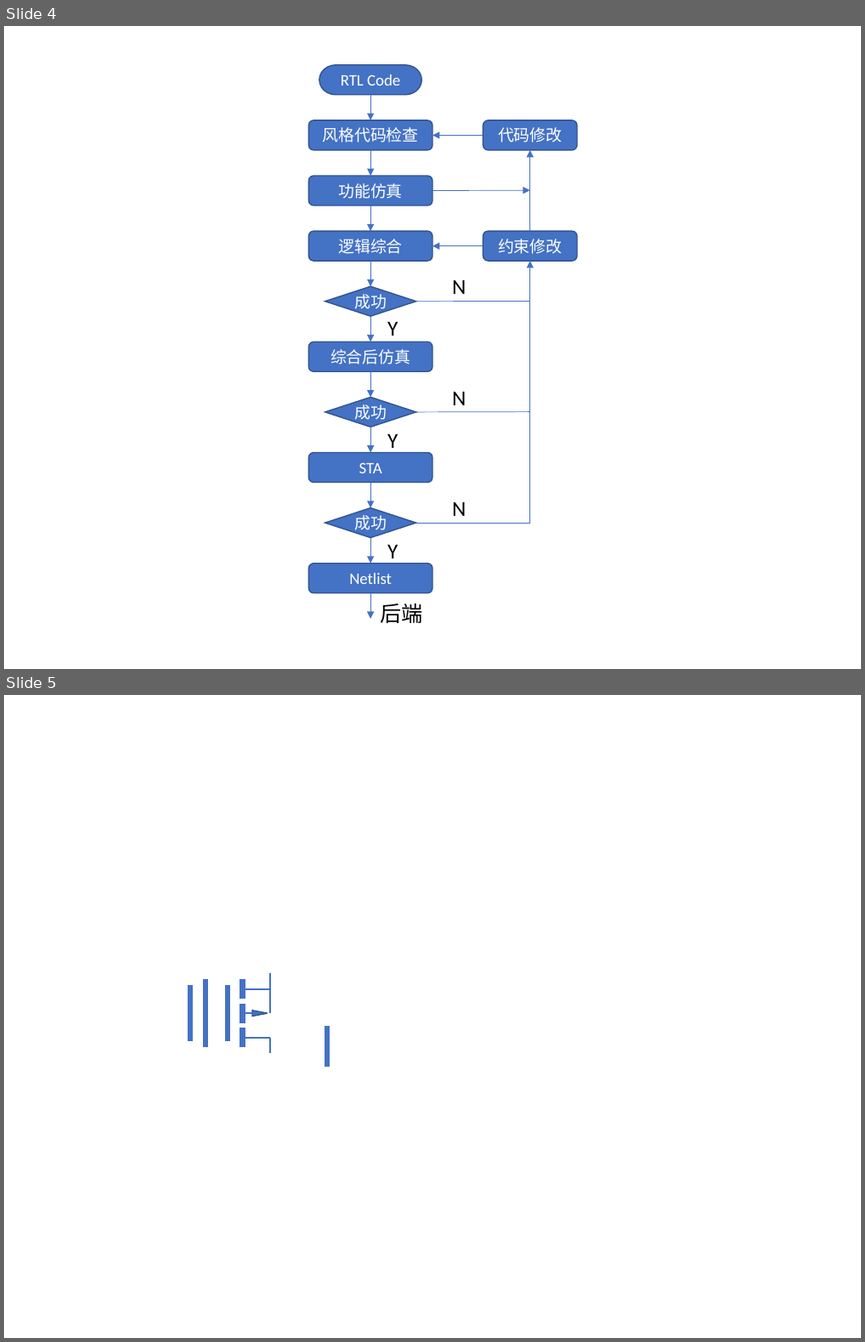
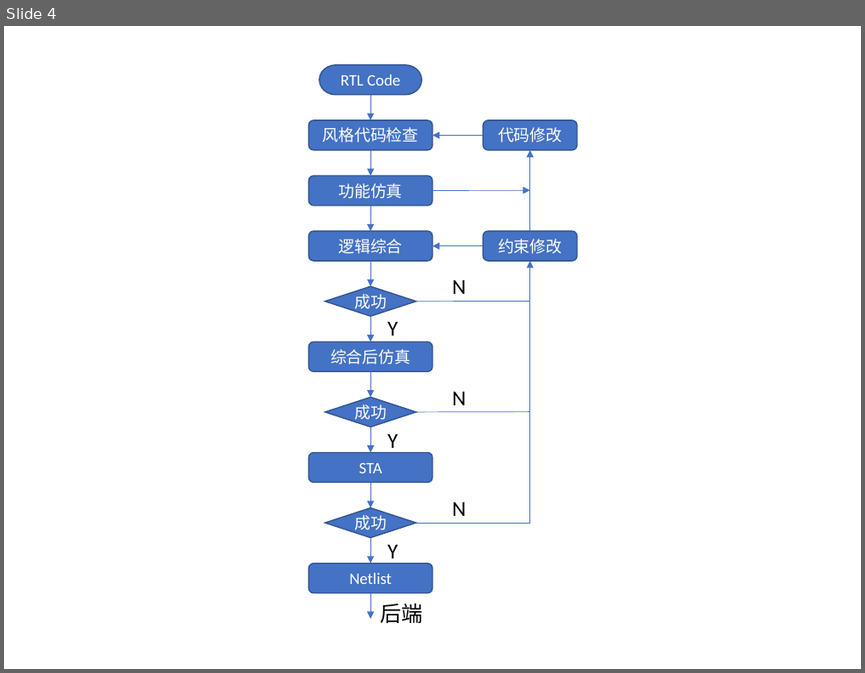
Before and after one commit to Verdvana/Verdvana.github.io, a slide deck: _posts/数字IC设计基础/数字IC设计基础.pptx. Shown one above the other, each under a label of ours: slides 4 and 5 before the commit, slide 4 after it. The pictures are 865x1342 and 865x673 pixels, drawn with LibreOffice and Linux fonts; fonts in the diff are those of the drawing. Boxes give left, top, right and bottom in pixels: in the first picture for what was removed or moved away, otherwise in the second. Text is boxed around its words. In the diff, an @@ line names an element or a change of style, - is before the commit and + after.

```diff
--- a/_posts/数字IC设计基础/数字IC设计基础.pptx
+++ b/_posts/数字IC设计基础/数字IC设计基础.pptx
@@ slide 5 removed at <box>4,695,861,1338</box>, background #FFFFFF @@
@@ line removed from (270, 1013) to (270, 974) @@
@@ line removed from (190, 985) to (190, 1041) @@
@@ line removed from (205, 980) to (205, 1047) @@
@@ line removed from (228, 985) to (228, 1041) @@
@@ line removed from (242, 980) to (242, 998) @@
@@ line removed from (245, 989) to (270, 989) @@
@@ line removed from (242, 1004) to (242, 1023) @@
@@ line removed from (242, 1013) to (252, 1013) @@
@@ triangle removed at <box>252,1009,267,1015</box> @@
@@ line removed from (327, 1026) to (327, 1066) @@
@@ line removed from (242, 1027) to (242, 1047) @@
@@ line removed from (245, 1037) to (270, 1037) @@
@@ line removed from (270, 1053) to (270, 1037) @@
```
Also in this commit, not shown: 1 slide changed, 2 slides added, 4 other files.
